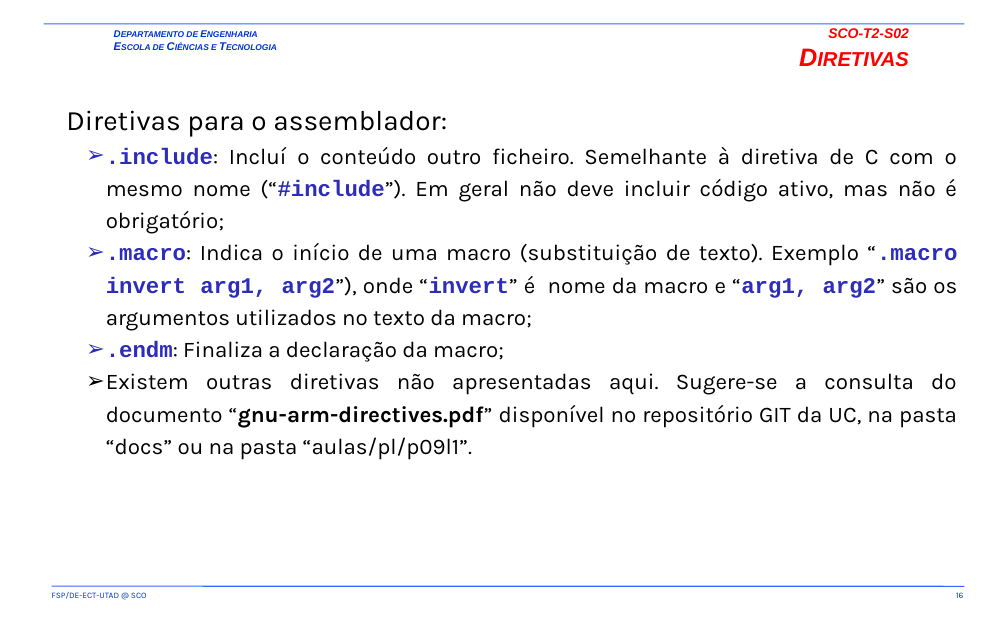
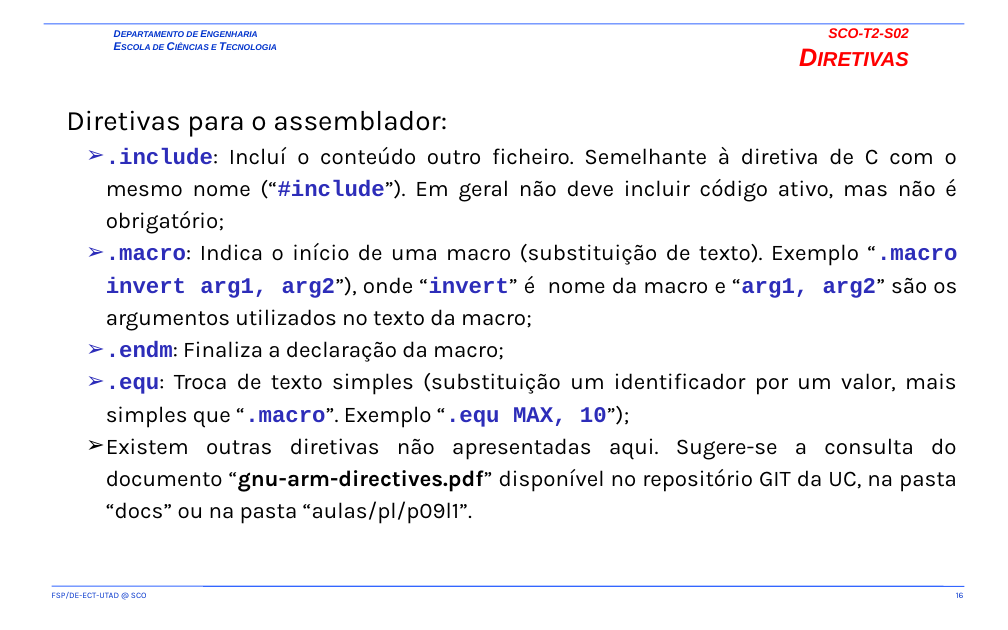
Before and after one commit to fsp864/UTAD-SCO, a slide deck: slide 16 of aulas/t/SCO-T2-S01-S02.pptx. Drawn at 1008x630 pixels with LibreOffice and Linux fonts; fonts in the diff are those of the drawing; background and template pictures are left out. Boxes give left, top, right and bottom in pixels: in the first picture for what was removed or moved away, otherwise in the second. Text is boxed around its words. In the diff, an @@ line names an element or a change of style, - is before the commit and + after.

```diff
--- a/aulas/t/SCO-T2-S01-S02.pptx
+++ b/aulas/t/SCO-T2-S01-S02.pptx
@@ text at box(106, 373, 957, 428): paragraph added @@
+  ➢ .equ: Troca de texto simples (substituição um identificador por um valor, mais simples que “.macro”. Exemplo “.equ MAX, 10”);
```
Also in this commit, not shown: 4 other slides changed, 1 other file.
